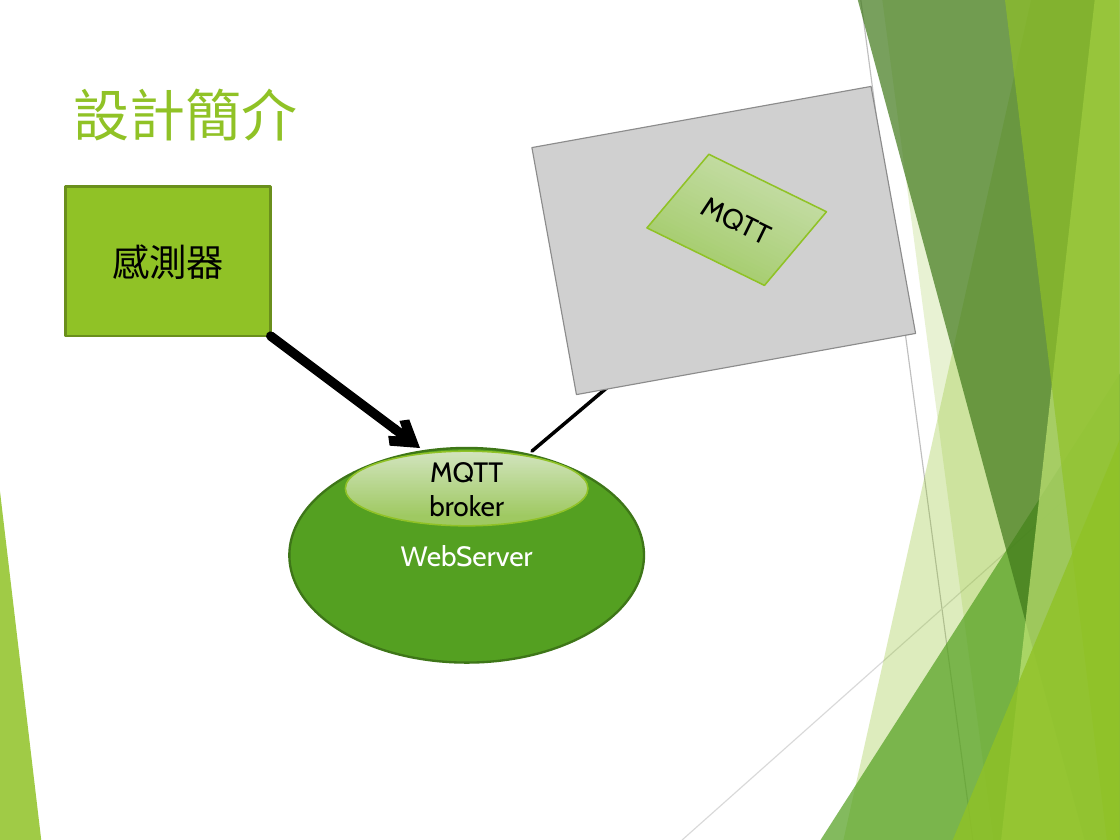
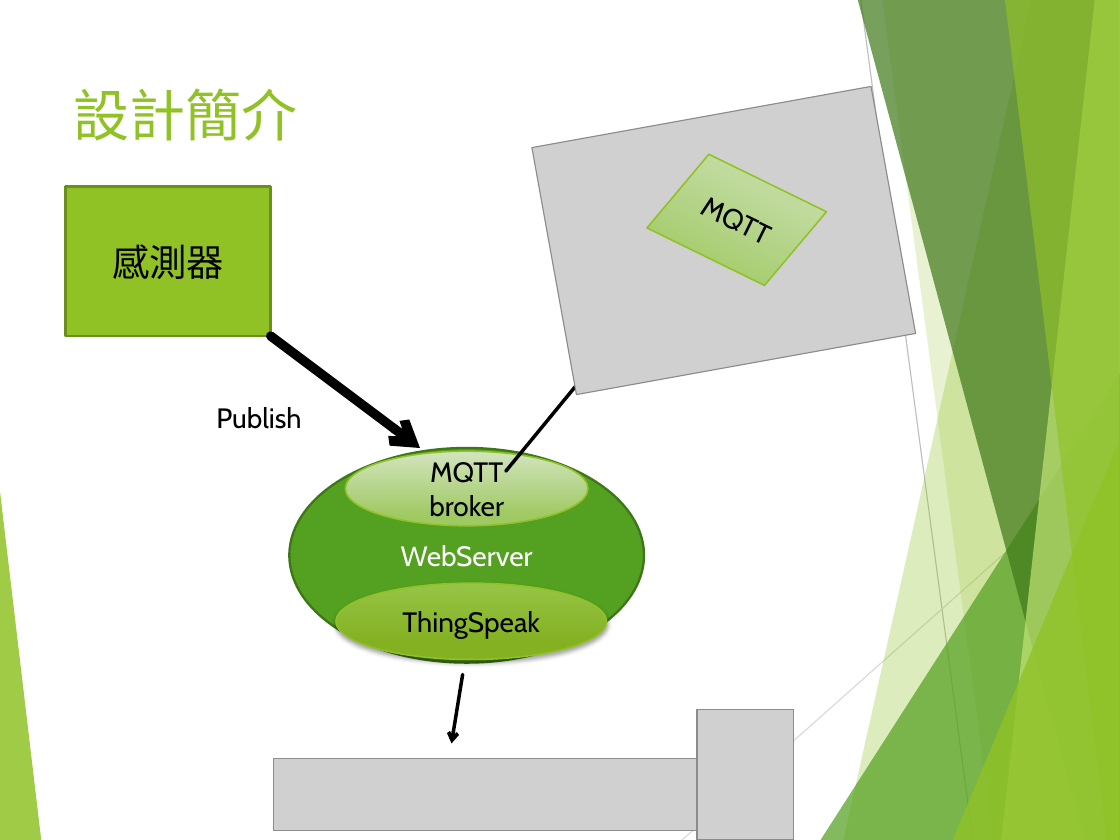
Before and after one commit to pupipaoo/Project-Gas-Emergency-switch, a slide deck: slide 4 of PPT/GasEmergenceSwitch.pptx. Drawn at 1120x840 pixels with LibreOffice and Linux fonts; fonts in the diff are those of the drawing; grey boxes stand for pictures. Boxes give left, top, right and bottom in pixels: in the first picture for what was removed or moved away, otherwise in the second. Text is boxed around its words. In the diff, an @@ line names an element or a change of style, - is before the commit and + after.

Commit message:
111.11.28 GES

```diff
--- a/PPT/GasEmergenceSwitch.pptx
+++ b/PPT/GasEmergenceSwitch.pptx
@@ arrow moved from (532, 451) - (624, 373) to (506, 472) - (607, 348) @@
@@ text added at (x1=216, y1=407, x2=301, y2=429), 18 pt, text #000000 @@
+Publish
@@ text added at (x1=336, y1=584, x2=607, y2=660), fill gradient #97C547 to #84B223, outline #90C226 1 pt, 18 pt, text #000000 @@
+ThingSpeak
@@ arrow added from (463, 674) to (451, 744), #000000 2.25 pt @@
@@ picture added at (x1=697, y1=709, x2=793, y2=840) @@
@@ picture added at (x1=274, y1=758, x2=698, y2=830) @@
```
Also in this commit, not shown: 1 other slide changed.
